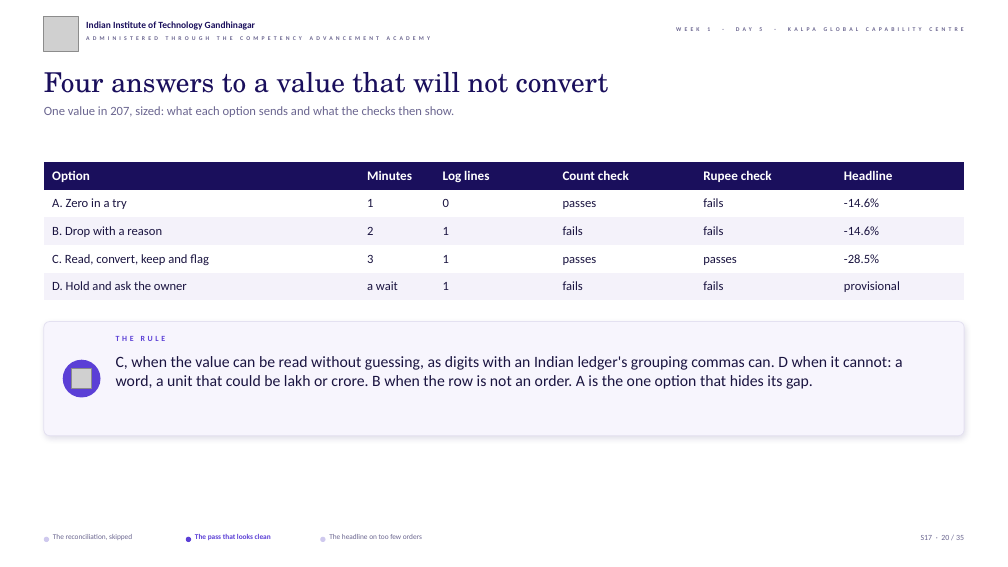
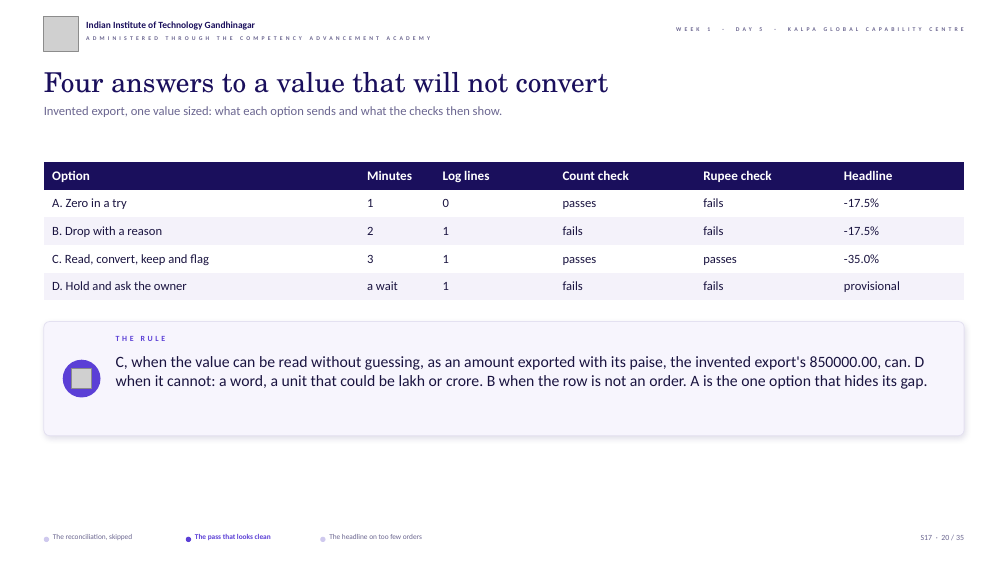
Before and after one commit to fde-academy-lab/c2-content-factory, a slide deck: slide 20 of content/W01/D5/slides/C2_W01_D05_debrief_STUDENT.pptx. Drawn at 1008x567 pixels with LibreOffice and Linux fonts; fonts in the diff are those of the drawing; grey boxes stand for pictures; background and template pictures are left out. Boxes give left, top, right and bottom in pixels: in the first picture for what was removed or moved away, otherwise in the second. Text is boxed around its words. In the diff, an @@ line names an element or a change of style, - is before the commit and + after.

```diff
--- a/content/W01/D5/slides/C2_W01_D05_debrief_STUDENT.pptx
+++ b/content/W01/D5/slides/C2_W01_D05_debrief_STUDENT.pptx
@@ text at [44, 106, 502, 117]: text changed @@
-One value in 207, sized: what each option sends and what the checks then show.
+Invented export, one value sized: what each option sends and what the checks then show.
@@ table at [44, 162, 964, 300] @@
-row 2, column 6: -14.6%
+row 2, column 6: -17.5%
-row 3, column 6: -14.6%
+row 3, column 6: -17.5%
-row 4, column 6: -28.5%
+row 4, column 6: -35.0%
@@ text at [116, 356, 928, 389]: text changed @@
-C, when the value can be read without guessing, as digits with an Indian ledger's grouping commas can. D when it cannot: a word, a unit that could be lakh or crore. B when the row is not an order. A is the one option that hides its gap.
+C, when the value can be read without guessing, as an amount exported with its paise, the invented export's 850000.00, can. D when it cannot: a word, a unit that could be lakh or crore. B when the row is not an order. A is the one option that hides its gap.
```
Also in this commit, not shown: 28 other slides changed, 1 other file.
